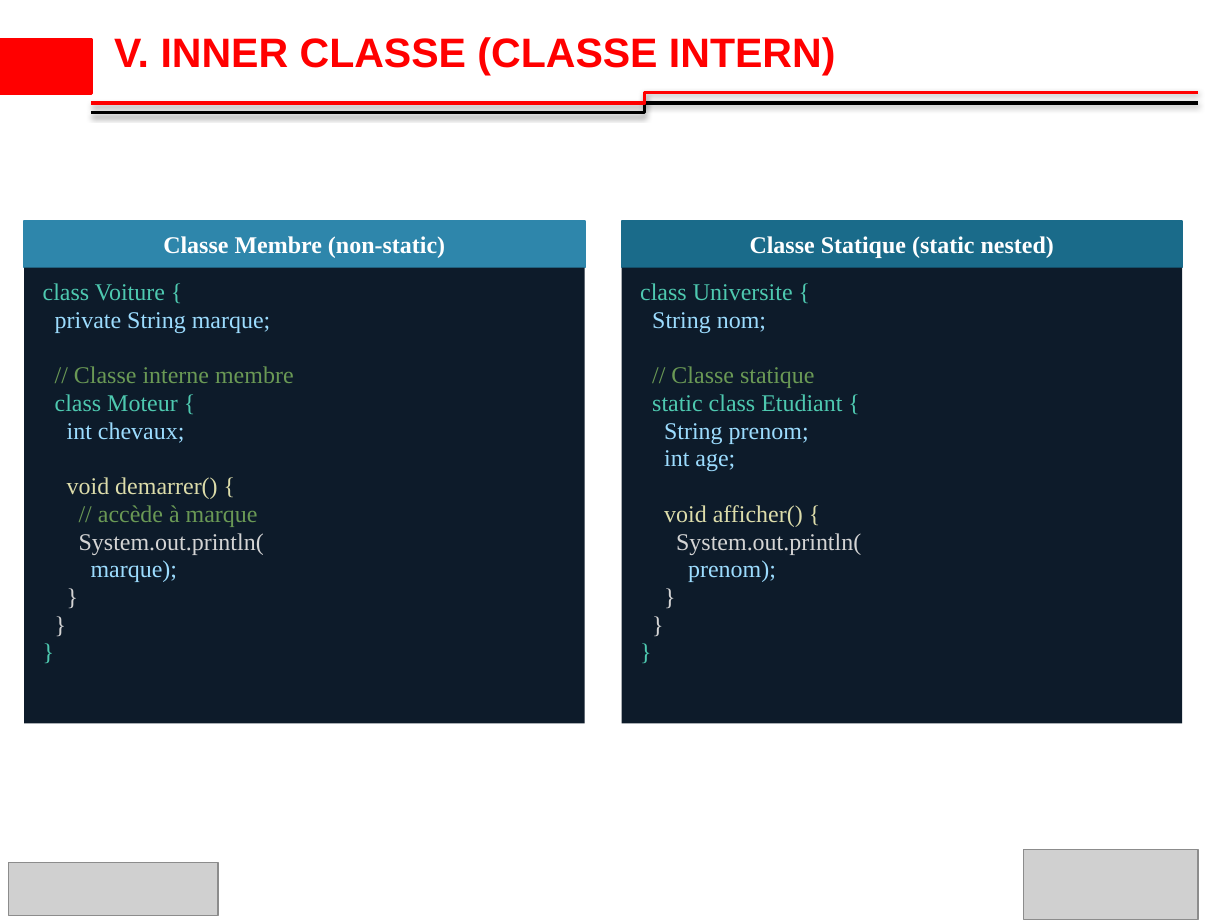
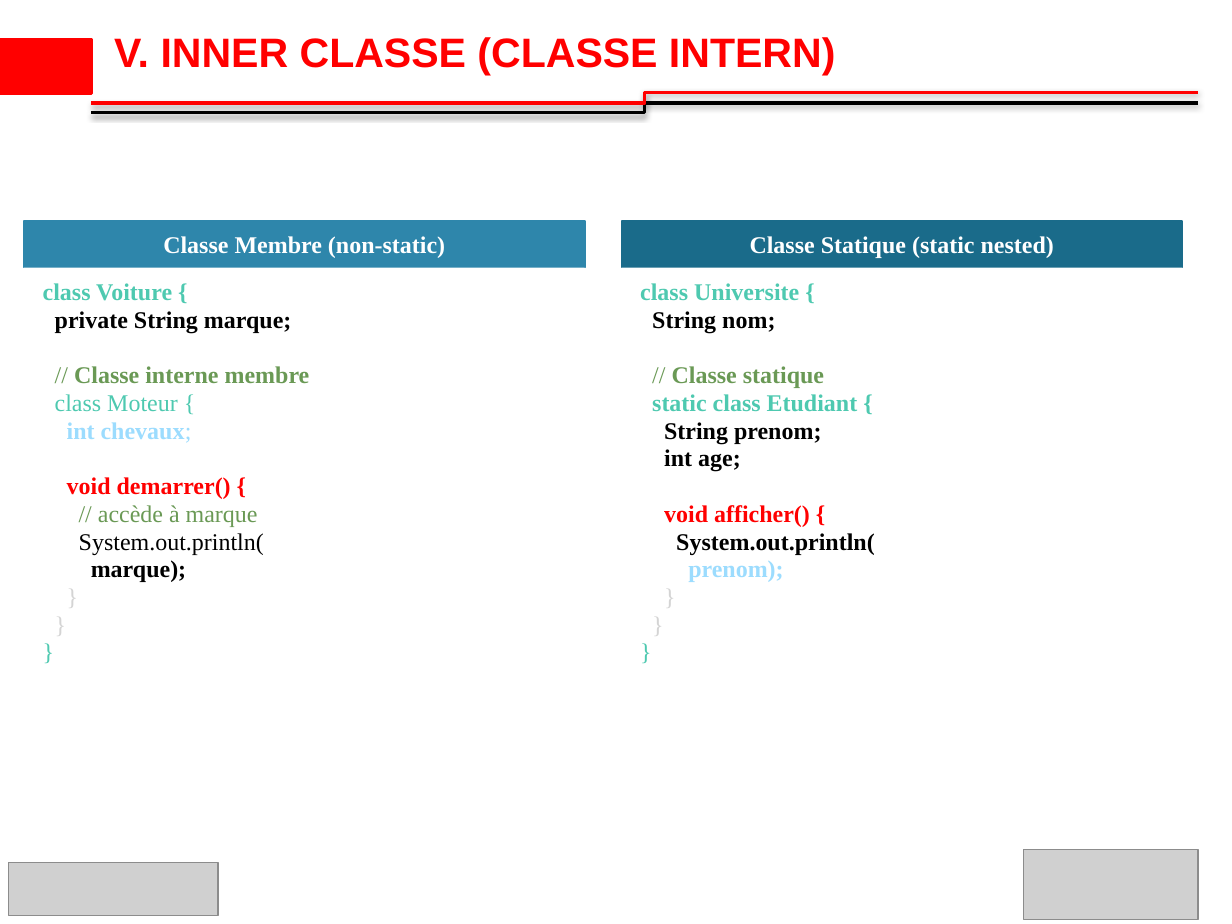
Before and after one commit to ibrahimsava/Osis-training-in-java, a slide deck: slide 18 of osis_presentation_Ibrahim_SAVADOGO_S3.pptx. Drawn at 1232x924 pixels with LibreOffice and Linux fonts; fonts in the diff are those of the drawing; grey boxes stand for pictures; background and template pictures are left out. Boxes give left, top, right and bottom in pixels: in the first picture for what was removed or moved away, otherwise in the second. Text is boxed around its words. In the diff, an @@ line names an element or a change of style, - is before the commit and + after.

```diff
--- a/osis_presentation_Ibrahim_SAVADOGO_S3.pptx
+++ b/osis_presentation_Ibrahim_SAVADOGO_S3.pptx
@@ rectangle at <box>25,267,585,723</box>: fill #0D1B2A to #FFFFFF @@
@@ rectangle at <box>622,267,1183,723</box>: fill #0D1B2A to #FFFFFF @@
@@ text "// Classe statique" at <box>672,366,824,388</box>: bold on in "Classe statique" @@
@@ text colour #9CDCFE to #000000, bold on in 5 elements at <box>55,311,292,334</box>, <box>91,560,186,582</box>, <box>652,311,775,334</box>, <box>664,422,821,445</box>, <box>664,449,741,472</box> @@
@@ text "void demarrer() {" at <box>67,477,231,499</box>: text colour #DCDCAA to #FF0000, bold on @@
@@ text "void afficher() {" at <box>664,505,810,527</box>: text colour #DCDCAA to #FF0000, bold on @@
@@ text "System.out.println(" at <box>79,533,264,555</box>: text colour #D4D4D4 to #000000 @@
@@ text "System.out.println(" at <box>676,533,875,555</box>: text colour #D4D4D4 to #000000, bold on @@
@@ bold on in 6 elements at <box>43,283,172,301</box>, <box>74,366,310,383</box>, <box>67,422,192,443</box>, <box>640,283,799,301</box>, <box>652,394,858,411</box>, <box>688,561,783,582</box> @@
```
Also in this commit, not shown: 8 other slides changed.
